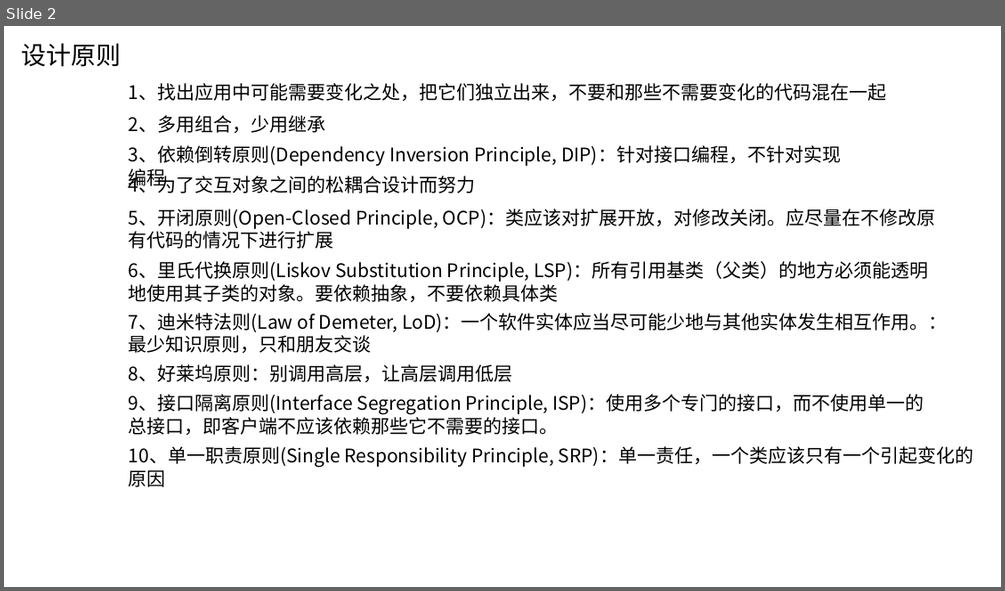
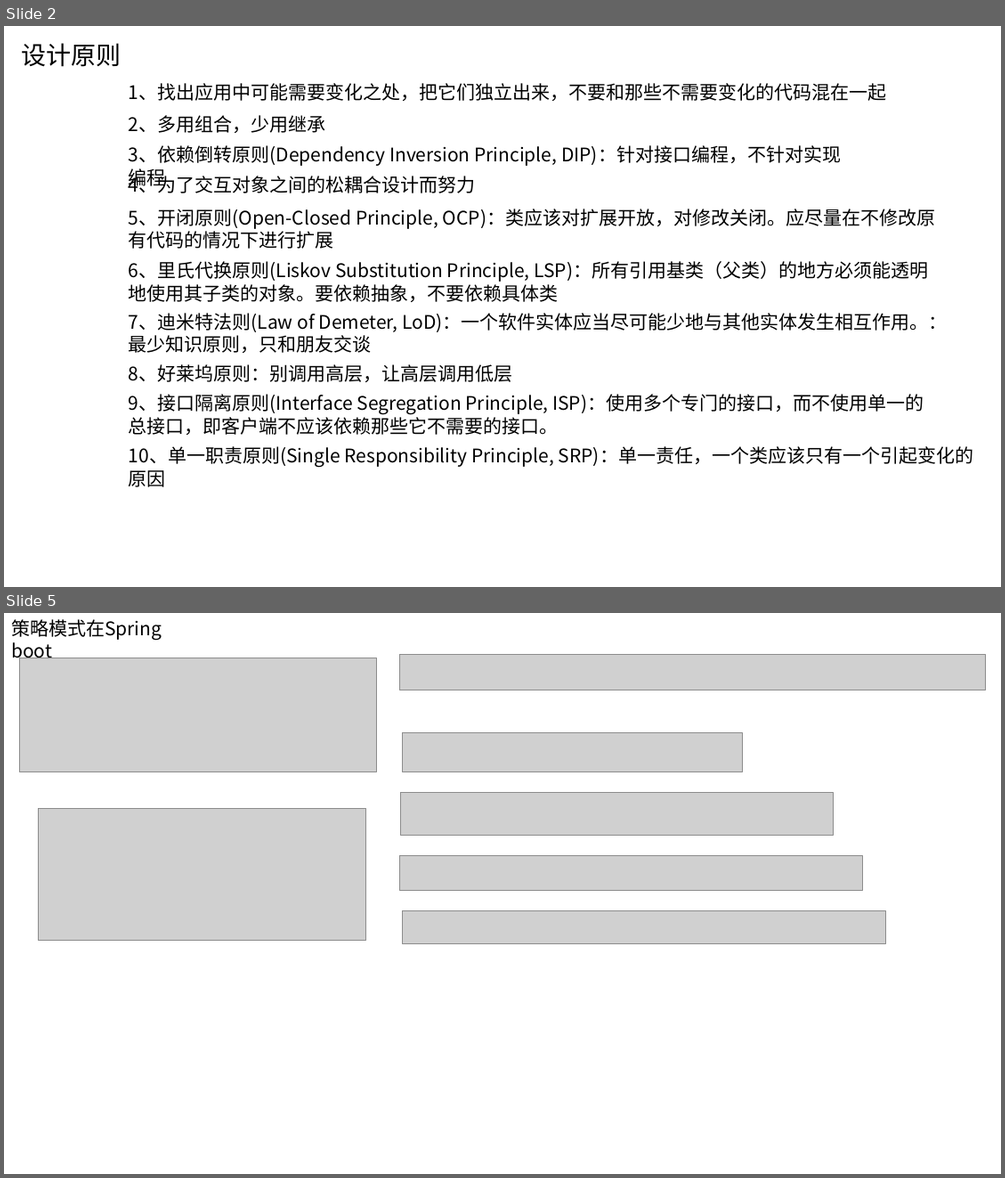
Before and after one commit to wscncxy/saiDOC, a slide deck: 设计模式1-beta.pptx. Shown one above the other, each under a label of ours: slide 2 before the commit, slides 2 and 5 after it; the slides between them are not shown. The pictures are 1005x591 and 1005x1178 pixels, drawn with LibreOffice and Linux fonts; fonts in the diff are those of the drawing; grey boxes stand for pictures; background and template pictures are left out. Boxes give left, top, right and bottom in pixels: in the first picture for what was removed or moved away, otherwise in the second. Text is boxed around its words. In the diff, an @@ line names an element or a change of style, - is before the commit and + after.

```diff
--- a/设计模式1-beta.pptx
+++ b/设计模式1-beta.pptx
@@ slide 5 added at (x1=4, y1=613, x2=1001, y2=1174), background picture (left out) @@
@@ text added at (x1=11, y1=619, x2=162, y2=662), 18 pt, text #000000 @@
+策略模式在Spring boot
@@ picture added at (x1=19, y1=657, x2=376, y2=771) @@
@@ picture added at (x1=399, y1=655, x2=985, y2=690) @@
@@ picture added at (x1=403, y1=733, x2=742, y2=771) @@
@@ picture added at (x1=400, y1=793, x2=833, y2=835) @@
@@ picture added at (x1=39, y1=808, x2=366, y2=940) @@
@@ picture added at (x1=399, y1=856, x2=863, y2=891) @@
@@ picture added at (x1=403, y1=910, x2=886, y2=943) @@
```
Also in this commit, not shown: 3 other slides added, 4 slides removed, 2 other files.
